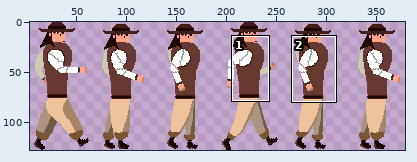
File history of a sprite sheet, Assets/Sprites/Player/player_running.png. The first picture is a wide view before the edit; the outline marks the close-up.
Close-up. Earlier state:
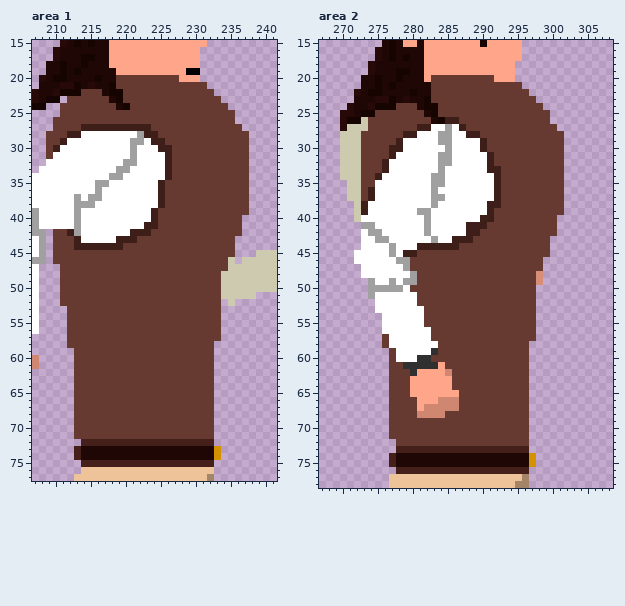
The file is 384x128 pixels. Colours within 5 levels of each other are drawn and written as one. Shown: area 1: x 207..241, y 15..77; area 2: x 267..308, y 15..78. The wide view leaves out empty margins. The commit also changed other parts of the picture, which this record leaves out.
After:
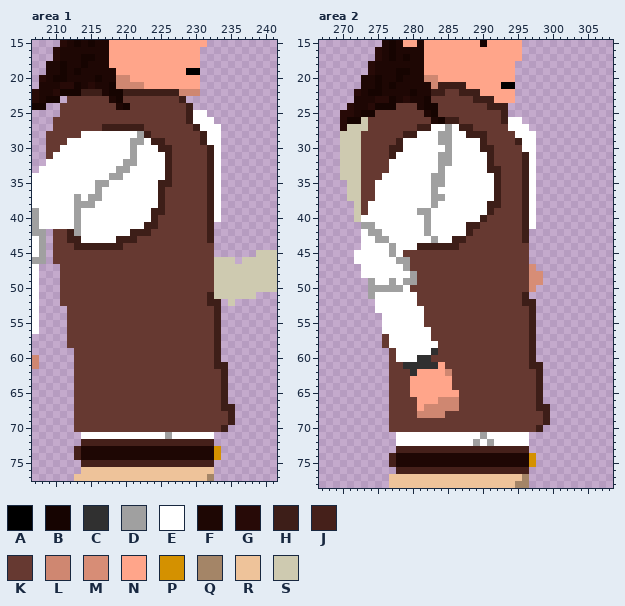
Palette (. is transparent): A #000000  B #160401  C #303030  D #a0a0a0  E #ffffff  F #1e0704  G #270a07  H #3d1e18  J #45201a  K #663931  L #cf8771  M #d78d76  N #ffa58a  P #d49100  Q #a48567  R #eec39a  S #cecab0
Diff:
Changed rows in their new state; - is an unchanged pixel.
Area 1:
first column x 210:
20 ---------LLNNNNNNN----------
21 ---------LLLLNNNNNNNN.------
22 ----HHH---HHHHHHHHLLL..-----
23 ------------------H.....----
24 -------------------H.....---
25 -------------------HEE....--
26 -------------------HEEE...--
27 ----KKK------K------HEEE...-
28 --KK----------K------HEE....
29 -K-------------------HEE....
30 K---------------------HE....
31 ----------------------HE....
32 ----------------------HE....
33 ----------------------HE....
34 ----------------------HE....
35 ----------------H-----HE....
36 ----------------------HE....
37 ----------------------HE....
38 ----------------------HE....
39 ---------------H------HE....
40 ----------------------HE...-
41 ----------------------H....-
42 ----------------------H....-
43 --H-------------------H...--
44 -----------------------...--
45 -----------------------...--
46 -----------------------SS---
47 -----------------------SS---
48 -----------------------S----
49 -----------------------S----
50 -----------------------S----
51 ----------------------HS----
52 ----------------------HH----
53 -----------------------H----
54 -----------------------H----
55 -----------------------H----
56 -----------------------H----
57 -----------------------H----
58 -----------------------H----
59 -----------------------H----
60 -----------------------H----
61 -----------------------HH---
62 -----------------------KH---
63 -----------------------KH---
64 -----------------------KH---
65 -----------------------KH---
66 -----------------------KH---
67 -----------------------KHH--
68 -----------------------KKH--
69 -----------------------KKH--
70 -----------------------KH---
71 ---.EEEEEEEEEEEEDEEEEEE-----
Area 2:
first column x 273:
20 ---------LLNNNNNNNN----------
21 ----------LHHHHNNNNNAA.------
22 ----------HH--HHHNNNNN..-----
23 ----------------HHHNNN...----
24 ------------------HHH.....---
25 --------------------H......--
26 --------------------HEE....--
27 ---------------H-----EEE....-
28 -----------------H----EEE....
29 ----------------------HEE....
30 ------------------H----EE....
31 -----------------------HE....
32 ---K-------------------HE....
33 ---K-------------------HE....
34 --K--------------------HE....
35 -----------------------HE....
36 -K---------------------HE....
37 -K---------------------HE....
38 K----------------------HE....
39 K----------------------HE....
40 ------------------K----HE...-
41 -----------------K-----HE...-
42 ----------------K------H....-
43 ---------------K-------H...--
44 ------------------------...--
45 ------KK----------------...--
46 ------------------------..---
47 ------------------------M.---
48 ------------------------M----
49 ------------------------M----
50 ------------------------M----
51 -----------------------H.----
52 -----------------------HH----
53 ------------------------H----
54 ------------------------H----
55 ------------------------H----
56 ------------------------H----
57 ------------------------H----
58 ------------------------H----
59 ------------------------H----
60 ------------------------H----
61 ------------------------HH---
62 ------------------------KH---
63 ------------------------KH---
64 ------------------------KH---
65 ------------------------KH---
66 ------------------------KH---
67 ------------------------KHH--
68 ------------------------KKH--
69 ------------------------KKH--
70 ------------------------KH---
71 ----.EEEEEEEEEEEEDEEEEEE-----
72 -----EEEEEEEEEEEDEDEEEEE-----
Changed places in both close-ups, as pixel boxes (x1, y1, x2, y2):
changed: (53, 75, 249, 439)
changed: (389, 75, 564, 446)
changed: (361, 159, 389, 215)
